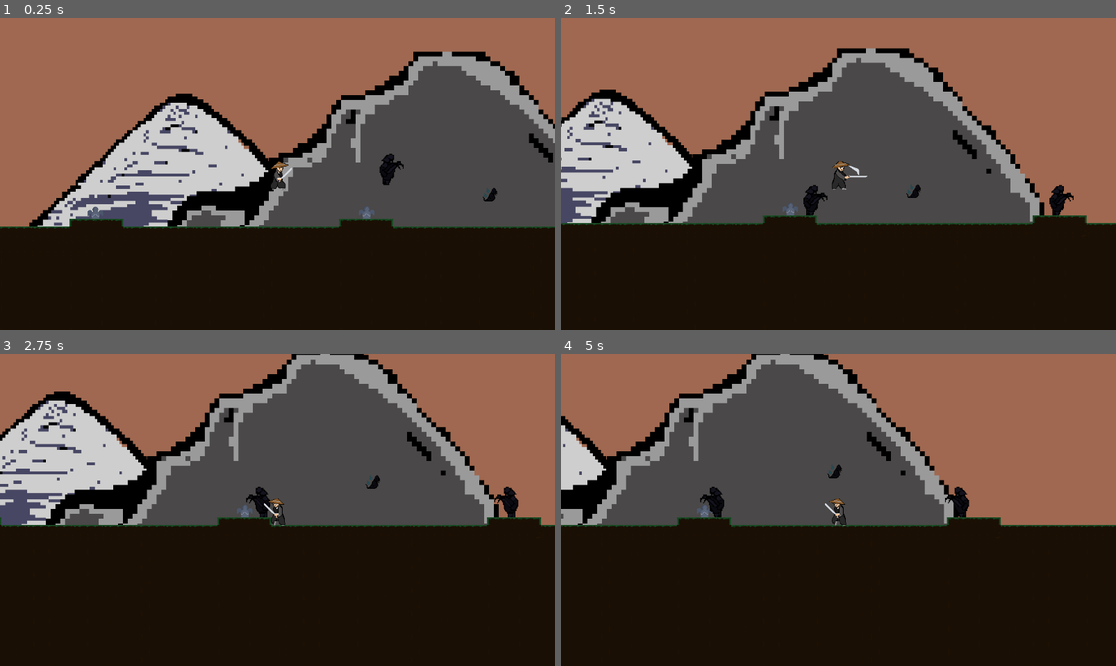
Above: before the commit, frames 1-4 (two rows, left to right).
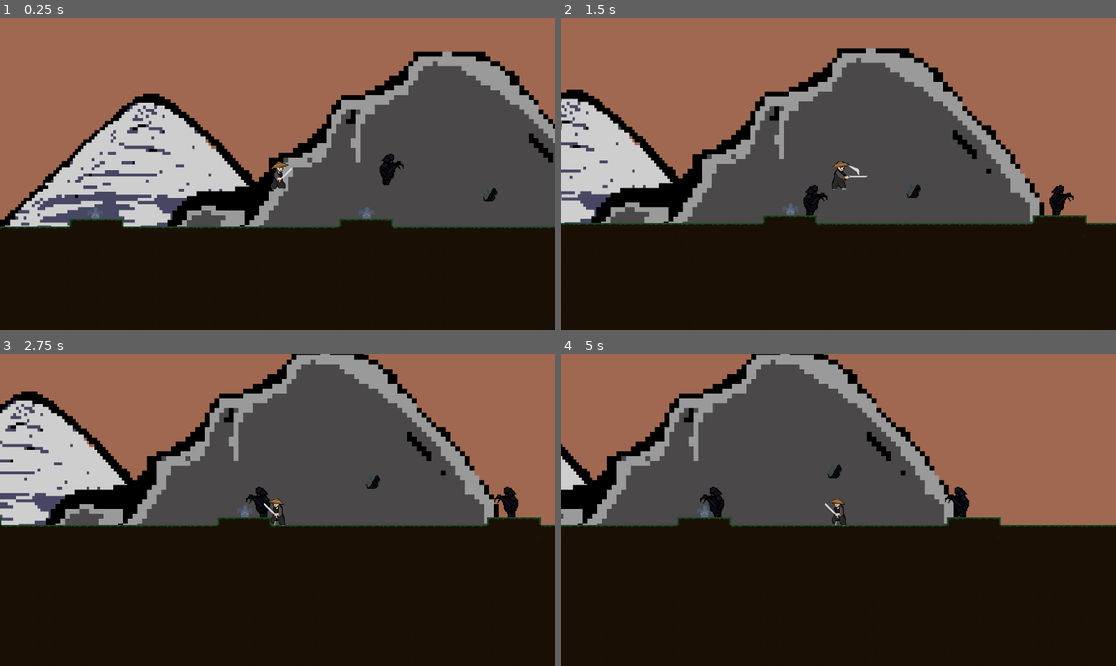
Above: after the commit, the same moments.

Repository: NiorsHaz/WhenTheLightsFell
Game: Godot game, scene res://scenes/game.tscn
The game is run twice, just before and just after one commit, with the same random seed, the same clock (stepped at 60 frames per second) and the same inputs.
Inputs:
- Up to frame 1 (0.25 s): no input
- Up to frame 2 (1.5 s): tap Enter (ui_accept) at 0.5, 0.77 s; hold Right (ui_right) from 0.53 s (still down); tap K (attack) at 0.6, 1.35 s
- Up to frame 3 (2.75 s): tap Enter (ui_accept) at 1.52 s; release Right (ui_right) at 2.03 s; hold Left (ui_left) from 2.03 s (still down); tap K (attack) at 2.1 s
- Up to frame 4 (5 s): release Left (ui_left) at 2.78 s; hold Right (ui_right) 2.78-4.28 s; tap K (attack) at 2.85, 3.6, 4.35 s; tap Enter (ui_accept) at 3.02, 3.77, 4.52 s; hold Left (ui_left) from 4.28 s (still down)

The runs differ from the first frame. In frame 1, 7.3% of the frame differs, in the area x 0-49%, y 24-67%; in frame 2, 3.6%; in frame 3, 4.2%; in frame 4, 1.0%.

Commit message:
Update game.tscn

Diff:
--- a/samurai/scenes/game.tscn
+++ b/samurai/scenes/game.tscn
@@ -1,11 +1,9 @@
-[gd_scene load_steps=12 format=3 uid="uid://bxlqp2q5a8g1v"]
+[gd_scene load_steps=10 format=3 uid="uid://bxlqp2q5a8g1v"]
 
-[ext_resource type="Texture2D" uid="uid://6pma2mjjx2ef" path="res://assets/tilemaps/tilemaps ground forest l3.png" id="1_p57ef"]
 [ext_resource type="Texture2D" uid="uid://cmd6qxox0a7ra" path="res://assets/tilemaps/tilemaps ground forest l4.png" id="1_u5sy4"]
 [ext_resource type="PackedScene" uid="uid://d3qb73aiygc14" path="res://scenes/Player/player.tscn" id="1_yqjtg"]
 [ext_resource type="Texture2D" uid="uid://pk6r7eemgdtq" path="res://assets/tilemaps/Drawing_3_1.png" id="2_gee14"]
 [ext_resource type="PackedScene" uid="uid://o40piwxp6a7e" path="res://scenes/Level/first_level.tscn" id="2_lnu2h"]
-[ext_resource type="Texture2D" uid="uid://bdptutjky3j3j" path="res://assets/tilemaps/tilemaps ground forest l2.png" id="2_u5sy4"]
 [ext_resource type="Texture2D" uid="uid://677lcvn2m71e" path="res://assets/tilemaps/Drawing_3_3_1.png" id="3_0tnpc"]
 [ext_resource type="PackedScene" uid="uid://wu7rfkudc1tn" path="res://scenes/enemy/enemy_things.tscn" id="3_lnu2h"]
 [ext_resource type="PackedScene" uid="uid://ba435l6xjx80r" path="res://scenes/enemy/flying_enemy.tscn" id="4_lbhrr"]
@@ -24,15 +22,15 @@
 motion_mirroring = Vector2(1400, 0)
 
 [node name="Sprite2D" type="Sprite2D" parent="Background/ParallaxBackground2/ParallaxLayer3"]
-position = Vector2(189, -287)
-scale = Vector2(2.88377, 2.77344)
+position = Vector2(172, -412)
+scale = Vector2(2.88377, 3.75)
 texture = ExtResource("1_u5sy4")
 
 [node name="ParallaxLayer2" type="ParallaxLayer" parent="Background/ParallaxBackground2"]
 motion_mirroring = Vector2(1400, 0)
 
 [node name="Sprite2D" type="Sprite2D" parent="Background/ParallaxBackground2/ParallaxLayer2"]
-position = Vector2(-436.5, -127.5)
+position = Vector2(-504.5, -127.5)
 scale = Vector2(0.5635, 0.639)
 texture = ExtResource("2_gee14")
 
@@ -42,31 +40,6 @@
 [node name="Sprite2D" type="Sprite2D" parent="Background/ParallaxBackground2/ParallaxLayer"]
 position = Vector2(58, -149)
 texture = ExtResource("3_0tnpc")
-
-[node name="ParallaxBackground" type="ParallaxBackground" parent="Background"]
-
-[node name="ParallaxLayer3" type="ParallaxLayer" parent="Background/ParallaxBackground"]
-motion_mirroring = Vector2(1400, 0)
-
-[node name="Sprite2D" type="Sprite2D" parent="Background/ParallaxBackground/ParallaxLayer3"]
-position = Vector2(3775, -215)
-scale = Vector2(2.88377, 2.77344)
-texture = ExtResource("1_u5sy4")
-
-[node name="ParallaxLayer2" type="ParallaxLayer" parent="Background/ParallaxBackground"]
-motion_mirroring = Vector2(1400, 0)
-
-[node name="Sprite2D" type="Sprite2D" parent="Background/ParallaxBackground/ParallaxLayer2"]
-position = Vector2(3723, -49)
-scale = Vector2(1.84115, 1.51172)
-texture = ExtResource("1_p57ef")
-
-[node name="ParallaxLayer" type="ParallaxLayer" parent="Background/ParallaxBackground"]
-motion_mirroring = Vector2(1400, 0)
-
-[node name="Sprite2D" type="Sprite2D" parent="Background/ParallaxBackground/ParallaxLayer"]
-position = Vector2(3979, 14)
-texture = ExtResource("2_u5sy4")
 
 [node name="FirstLevel" parent="." instance=ExtResource("2_lnu2h")]
 position = Vector2(1, -4)
